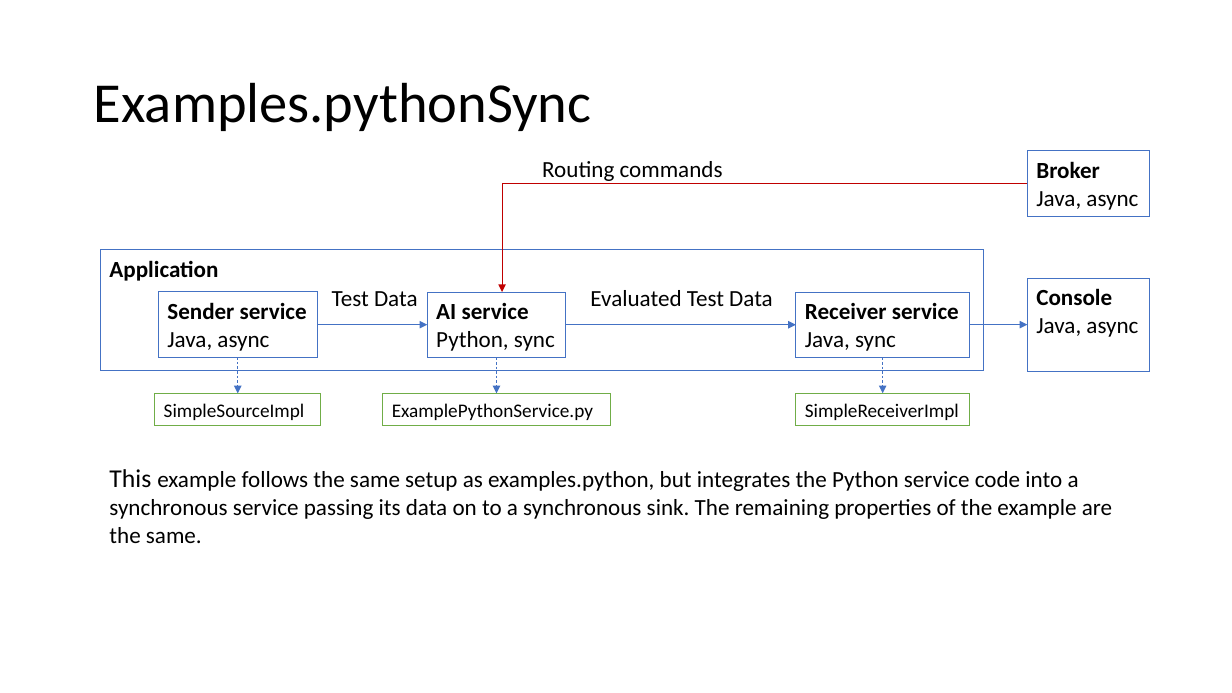
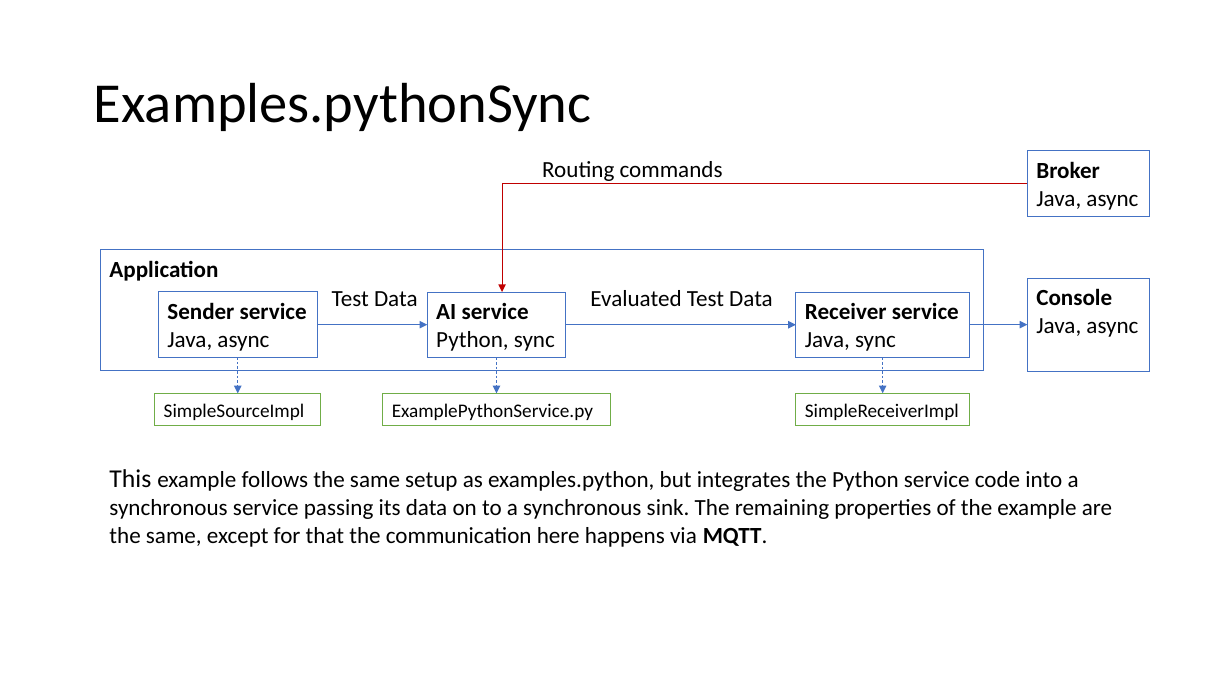
Before and after one commit to iip-ecosphere/platform, a slide deck: slide 1 of platform/examples/examples.pythonSync/docs/Examples_PythonSync.pptx. Drawn at 1232x693 pixels with LibreOffice and Linux fonts; fonts in the diff are those of the drawing. Boxes give left, top, right and bottom in pixels: in the first picture for what was removed or moved away, otherwise in the second. Text is boxed around its words. In the diff, an @@ line names an element or a change of style, - is before the commit and + after.

Commit message:
#71 example as MQTT regression test

```diff
--- a/platform/examples/examples.pythonSync/docs/Examples_PythonSync.pptx
+++ b/platform/examples/examples.pythonSync/docs/Examples_PythonSync.pptx
@@ text at [109,469,1112,547]: text changed @@
-This example follows the same setup as examples.python, but integrates the Python service code into a synchronous service passing its data on to a synchronous sink. The remaining properties of the example are the same.
+This example follows the same setup as examples.python, but integrates the Python service code into a synchronous service passing its data on to a synchronous sink. The remaining properties of the example are the same, except for that the communication here happens via MQTT.
```
Also in this commit, not shown: 4 other files.
